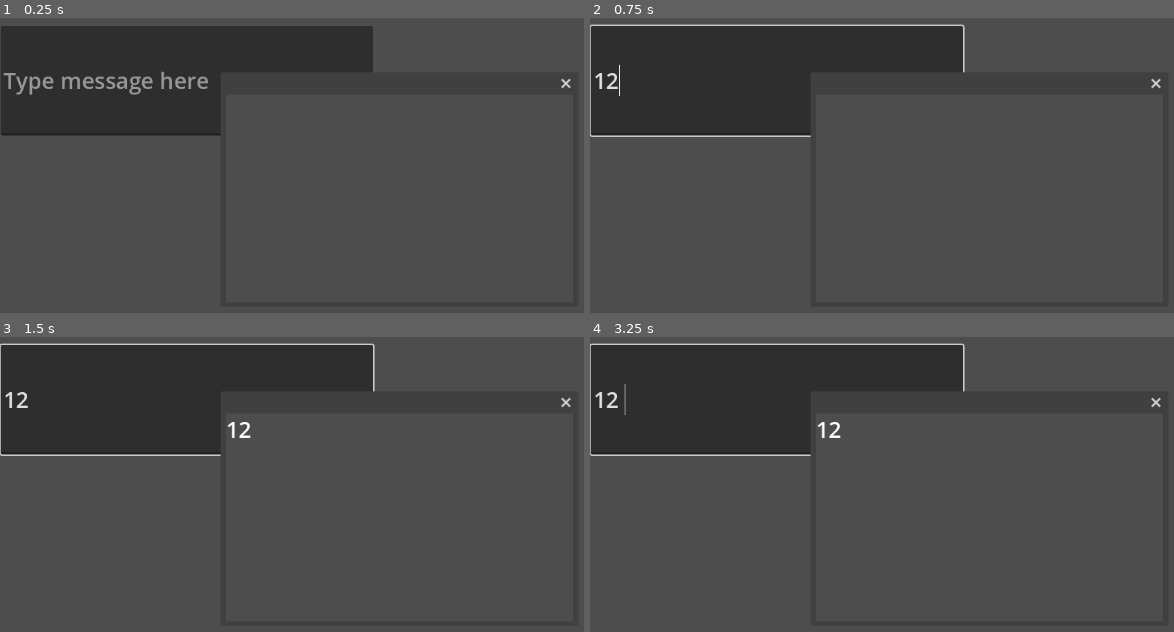
Above: before the commit, frames 1-4 (two rows, left to right).
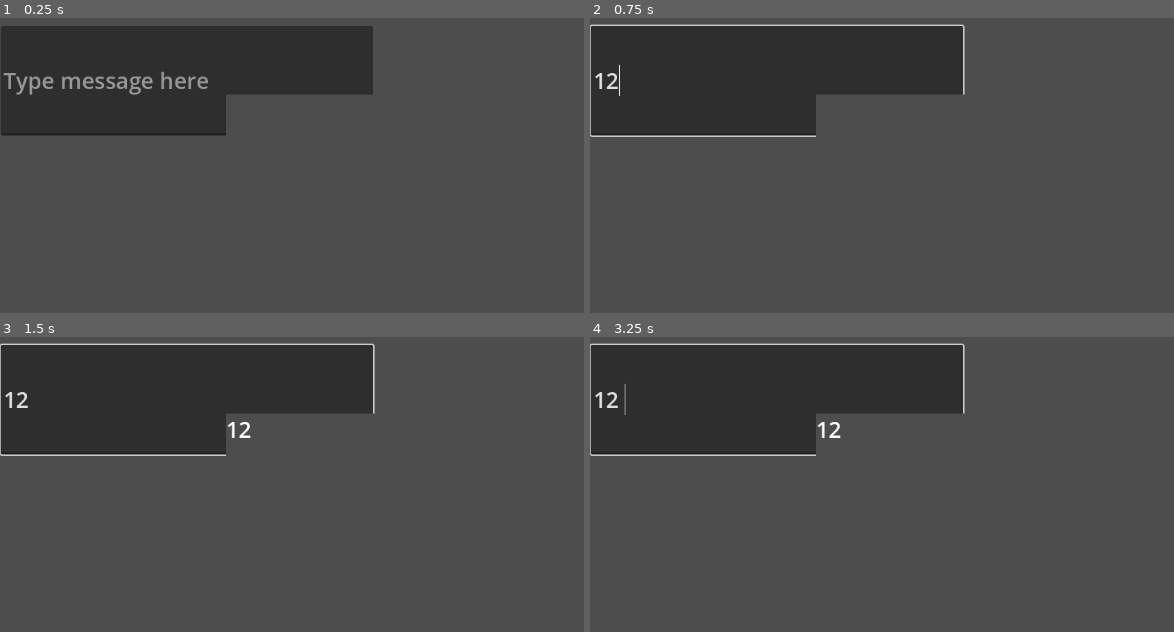
Above: after the commit, the same moments.

Repository: sinnom/stream-captions
Game: Godot game, scene res://main.tscn
Same seed, same stepped clock (60 frames per second), same inputs: the game is played once before the commit and once after it.
Inputs (mouse positions are in pixels of both pictures, inside the frame that each line leads up to):
- Up to frame 1 (0.25 s): no input
- Up to frame 2 (0.75 s): click (776, 79) at 0.52 s; type "12" at 0.6 s
- Up to frame 3 (1.5 s): tap Enter at 1.25 s
- Up to frame 4 (3.25 s): tap Space at 2 s; tap Enter at 2.75 s

The runs differ from the first frame. In frame 1, less than 0.1% of the frame differs, in the area x 37-98%, y 20-40%; in frame 2, less than 0.1%, in the area x 37-98%, y 18-41%; in frame 3, less than 0.1%; in frame 4, less than 0.1%.

Commit message:
feat: Remove border from display window

Diff:
--- a/main.tscn
+++ b/main.tscn
@@ -25,6 +25,7 @@
 [node name="Window" type="Window" parent="."]
 initial_position = 1
 size = Vector2i(500, 300)
+borderless = true
 
 [node name="CaptionsDisplay" type="Control" parent="Window"]
 layout_mode = 3
